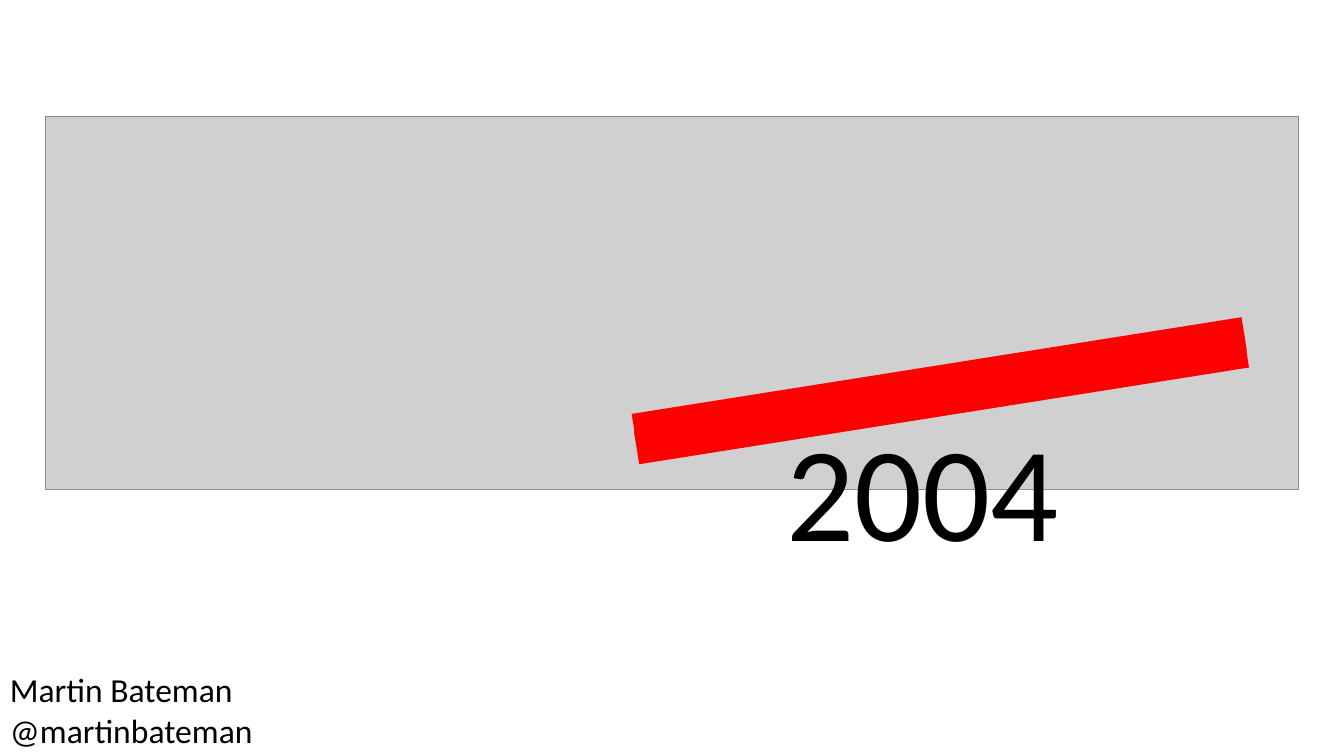
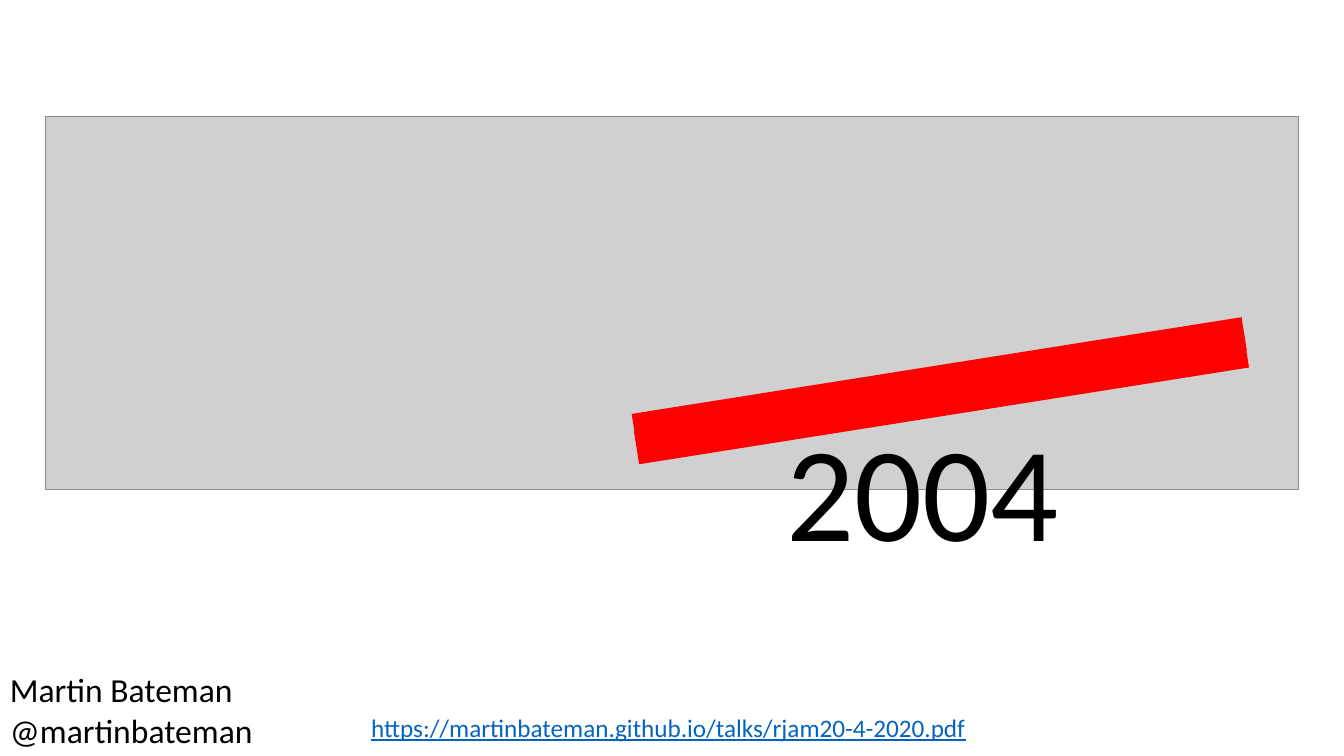
Before and after one commit to martinbateman/martinbateman.github.io, a slide deck: slide 1 of talks/rjam20-4-2020.pptx. Drawn at 1344x756 pixels with LibreOffice and Linux fonts; fonts in the diff are those of the drawing; grey boxes stand for pictures. Boxes give left, top, right and bottom in pixels: in the first picture for what was removed or moved away, otherwise in the second. Text is boxed around its words. In the diff, an @@ line names an element or a change of style, - is before the commit and + after.

```diff
--- a/talks/rjam20-4-2020.pptx
+++ b/talks/rjam20-4-2020.pptx
@@ text added at (371, 719, 965, 742), 18 pt, text #0563C1, underline @@
+https://martinbateman.github.io/talks/rjam20-4-2020.pdf
```
Also in this commit, not shown: 1 other slide changed, 1 slide added, 8 other files.
